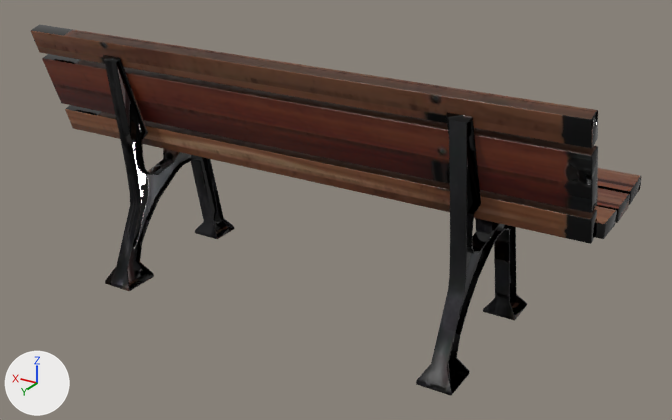
A saved change to the glTF model public/models/env/bench.glb.
Both versions are drawn from a 50 mm lens placed at (-1.59, 2.53, 1.15), pointed at (-0.08, 0.01, -0.11). Lighting does not change. The marker at lower left points along +X, +Y and +Z. The older version comes first. Where no turn or scale is listed for an object, it has been applied to the vertices. Vertices at exactly the same position are counted once.

Script lines for the objects in view, before the commit:
```python
me_defaultmaterial = bpy.data.meshes.new('defaultMaterial')
me_defaultmaterial.from_pydata(...)  # 1516 vertices, 3000 faces; spans x -1.0..1.0, y -0.36..0.36, z -0.45..0.45
me_defaultmaterial.materials.append(mat_atlas)
ob_baked = bpy.data.objects.new('baked', me_defaultmaterial)
ob_baked.location = (0.0, 0.0, 0.0)
```
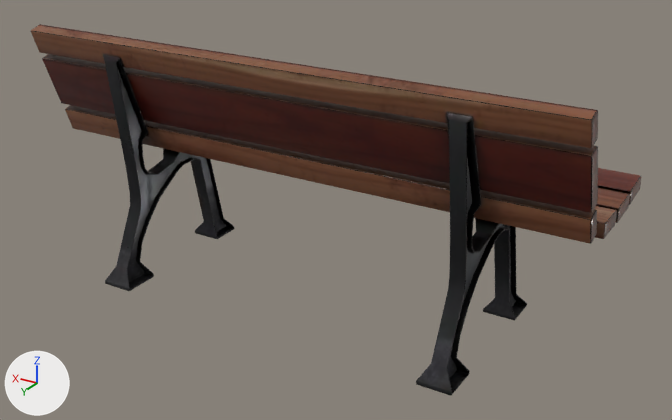
Diff of the bpy script that builds the scene:
```diff
--- a/public/models/env/bench.glb.py
+++ b/public/models/env/bench.glb.py
@@ me_defaultmaterial @@
 # used by ob_baked; location = (0.0, 0.0, 0.0)
-me_defaultmaterial.from_pydata(...)  # 1516 vertices, 3000 faces; spans x -1.0..1.0, y -0.36..0.36, z -0.45..0.45
+me_defaultmaterial.from_pydata(...)  # 1673 vertices, 2999 faces; spans x -1.0..1.0, y -0.36..0.36, z -0.45..0.45
+# me_defaultmaterial part 1: 2 vertices removed from x -1.0, y 0.19..0.25, z 0.15..0.33; 126 vertices added at x -1.0..1.0, y -0.36..0.29, z 0.0..0.45
+# me_defaultmaterial part 2: 19 vertices moved within x 0.58..0.69, y -0.31..0.36, z -0.44..0.01; 33 vertices removed from x 0.58..0.69, y -0.29..0.33, z -0.4..0.09; 39 vertices added at x 0.58..0.69, y -0.31..0.36, z -0.44..0.38
+# me_defaultmaterial part 3: 13 vertices moved within x -0.65..-0.57, y -0.29..0.36, z -0.44..0.01; 10 vertices removed from x -0.64..-0.58, y -0.31..0.33, z -0.38..0.02; 37 vertices added at x -0.68..-0.57, y -0.3..0.36, z -0.44..0.38
+# me_defaultmaterial part 4: 906 kept faces spanning x -1.0..1.0, y -0.36..0.36, z -0.45..0.45 get new texture (UV) coordinates
 me_defaultmaterial.materials.append(mat_atlas)
```

Where the change shows, as pixel boxes [x1, y1, x2, y2] in the pictures (672 x 420 px; the box of a moved part takes in the faces that stretch with it):
part 1 of me_defaultmaterial, reshaped: before [592, 156, 593, 181]; after [31, 24, 640, 244]
part 2 of me_defaultmaterial, moved or reshaped: before [105, 61, 231, 291]; after [105, 61, 234, 291]
part 3 of me_defaultmaterial, reshaped: before [416, 275, 472, 393]; after [416, 117, 514, 384]
part 4 of me_defaultmaterial, surface changed: [106, 59, 641, 393] in both
